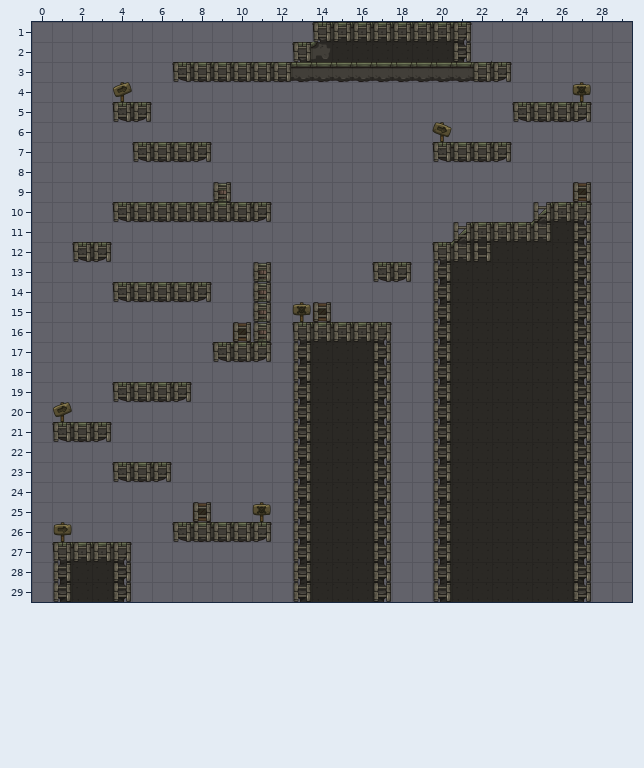
One commit to this Tiled map: L04_Tiled_TMX_Drawing.Handout.solution/Output/Assets/maps/mapadef.tmx. Above, as it was before the edit.
Cells are 128x128 px. Shown: x 0..29, y 1..29.
Now the later version:
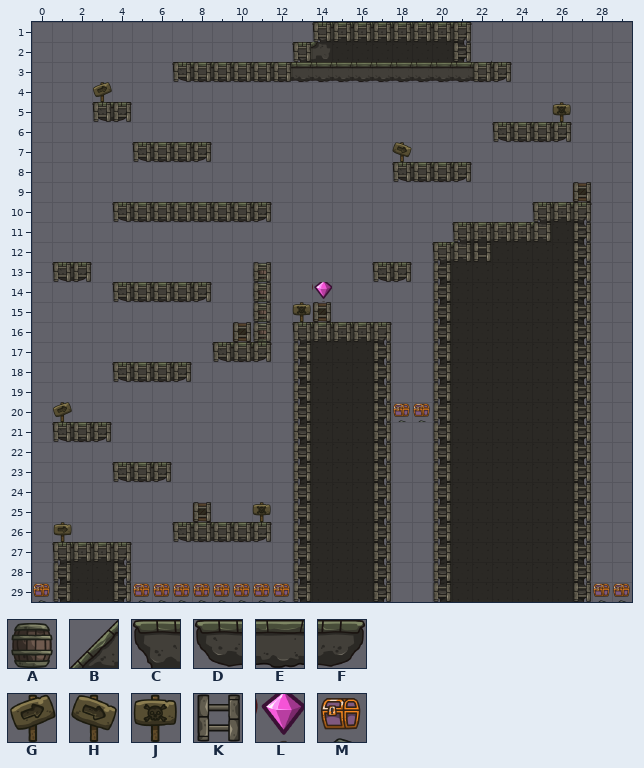
Key: from "Cartoon_Medieval_Ruins_ Level_": A 0, B 1, C 20, D 41, E 42, F 43, G 46, H 47, J 48, K 69, L 108, M 129.
_ is an empty cell, . an unchanged one.
Tiles of an added or newly shown layer are drawn over the layers below it.
Changes in this commit:
--- layer "Capa de patrones 1"
@@ x 1..27 @@
- 4 .._G......................J
- 5 .._DF..................DEEF
- 6 ...................H..____.
- 7 ................._.DEEF....
- 8 .................____......
- 9 ........A..................
-10 ........................B..
-11 ....................B......
-12 .DF........................
-13 __.........................
+ 4 ..G_......................_
+ 5 ..DF_..................__J_
+ 6 ..................._..DEEF.
+ 7 .................H.____....
+ 8 .................DEEF......
+ 9 ........_..................
+10 ........................C..
+11 ....................C......
+12 .__........................
+13 DF.........................
@@ x 4..7 @@
-18 ____
-19 DEEF
+18 DEEF
+19 ____
--- layer "Capa de patrones 2"
@@ x 3..27 @@
- 5 _.K..................KKKK
- 6 ....................____.
- 7 .................KKKK....
- 8 ...............____......
- 9 ......K..................
+ 5 K._..................____
+ 6 ....................KKKK.
+ 7 .................____....
+ 8 ...............KKKK......
+ 9 ......_..................
@@ x 1..3 @@
-12 .KK
-13 __.
+12 .__
+13 KK.
@@ x 4..7 @@
-18 ____
-19 KKKK
+18 KKKK
+19 ____
--- layer "Capa de patrones 3" (added)
@@ x 18..19 @@
-20 __
+20 MM
@@ x 0..29 @@
-29 _....________...............__
+29 M....MMMMMMMM...............MM
--- layer "Capa de patrones 4" (added)
@@ x 14..14 @@
-14 _
+14 L
